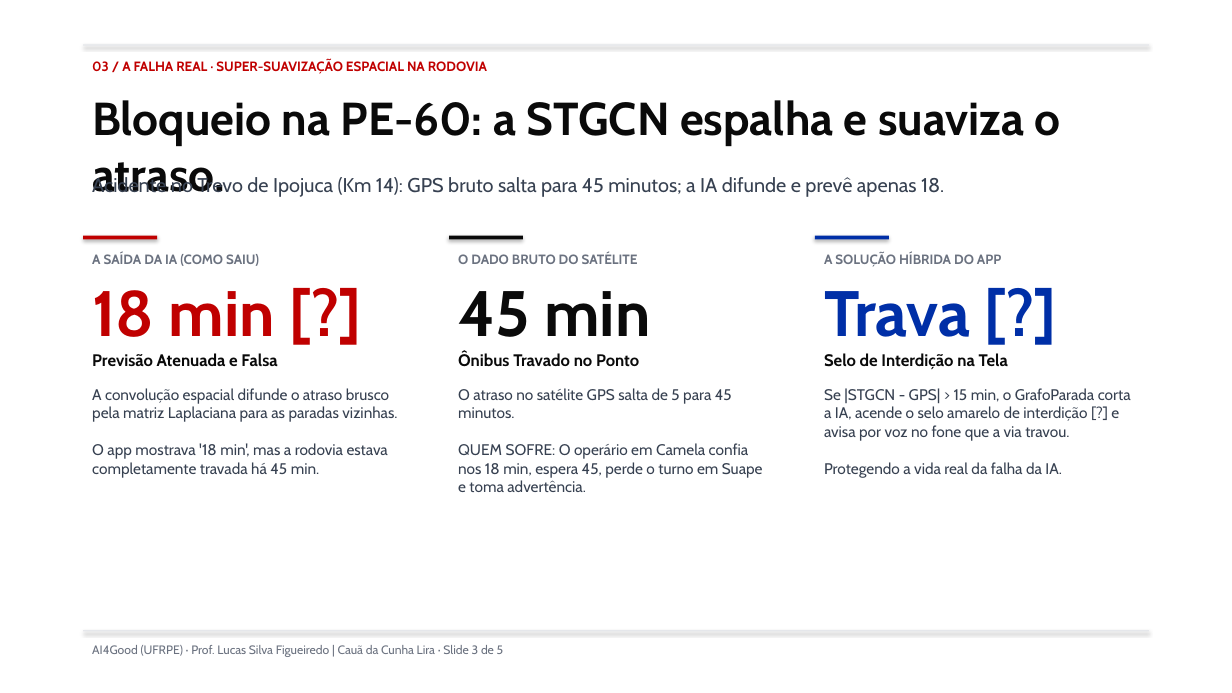
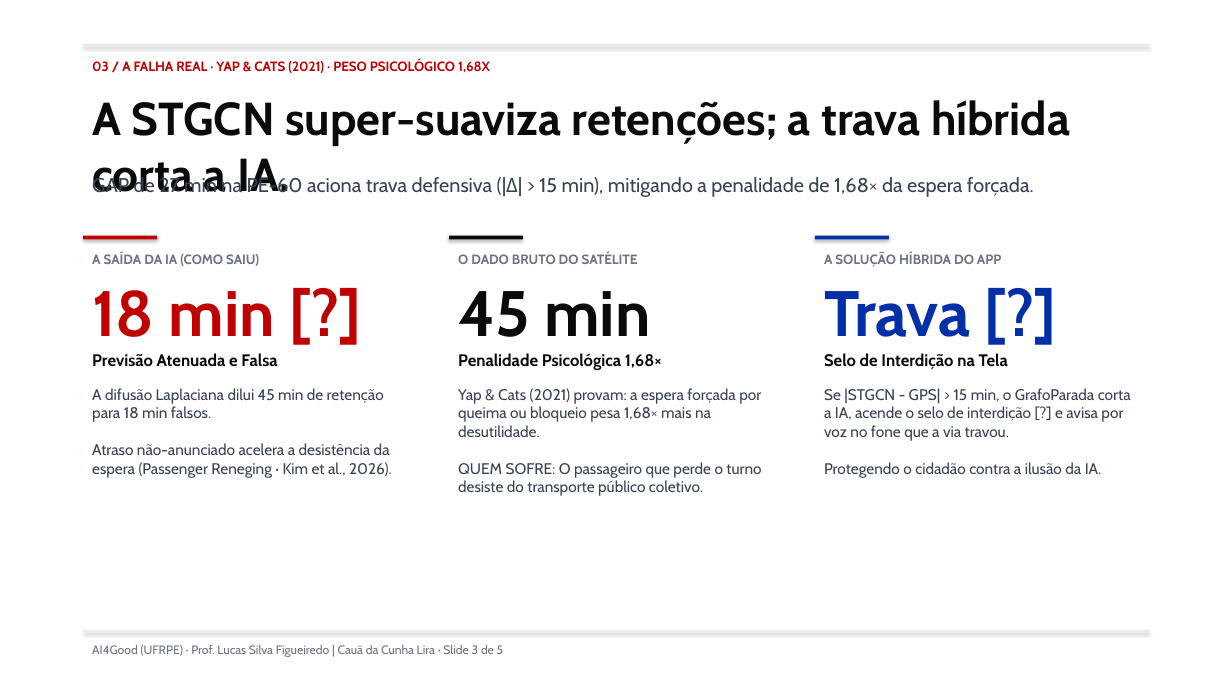
Before and after one commit to lira-labs/workspace, a slide deck: slide 3 of code/grafoparada_web/GrafoParada_Seminario2_CauaLira.pptx. Drawn at 1232x693 pixels with LibreOffice and Linux fonts; fonts in the diff are those of the drawing. Boxes give left, top, right and bottom in pixels: in the first picture for what was removed or moved away, otherwise in the second. Text is boxed around its words. In the diff, an @@ line names an element or a change of style, - is before the commit and + after.

```diff
--- a/code/grafoparada_web/GrafoParada_Seminario2_CauaLira.pptx
+++ b/code/grafoparada_web/GrafoParada_Seminario2_CauaLira.pptx
@@ text at [92, 60, 490, 73]: text changed @@
-03 / A FALHA REAL · SUPER-SUAVIZAÇÃO ESPACIAL NA RODOVIA
+03 / A FALHA REAL · YAP & CATS (2021) · PESO PSICOLÓGICO 1,68X
@@ text at [92, 100, 1070, 193]: text changed @@
-Bloqueio na PE-60: a STGCN espalha e suaviza o atraso.
+A STGCN super-suaviza retenções; a trava híbrida corta a IA.
@@ text at [92, 175, 1034, 197]: text changed @@
-Acidente no Trevo de Ipojuca (Km 14): GPS bruto salta para 45 minutos; a IA difunde e prevê apenas 18.
+GAP de 27 min na PE-60 aciona trava defensiva (|Δ| > 15 min), mitigando a penalidade de 1,68× da espera forçada.
@@ text at [92, 388, 392, 478]: text changed @@
-A convolução espacial difunde o atraso brusco pela matriz Laplaciana para as paradas vizinhas.
-O app mostrava '18 min', mas a rodovia estava completamente travada há 45 min.
+A difusão Laplaciana dilui 45 min de retenção para 18 min falsos.
+Atraso não-anunciado acelera a desistência da espera (Passenger Reneging · Kim et al., 2026).
@@ text at [458, 388, 761, 496]: text changed @@
-Ônibus Travado no Ponto
-O atraso no satélite GPS salta de 5 para 45 minutos.
-QUEM SOFRE: O operário em Camela confia nos 18 min, espera 45, perde o turno em Suape e toma advertência.
+Penalidade Psicológica 1,68×
+Yap & Cats (2021) provam: a espera forçada por queima ou bloqueio pesa 1,68× mais na desutilidade.
+QUEM SOFRE: O passageiro que perde o turno desiste do transporte público coletivo.
@@ text at [824, 388, 1131, 478]: text changed @@
-Se |STGCN - GPS| > 15 min, o GrafoParada corta a IA, acende o selo amarelo de interdição [?] e avisa por voz no fone que a via travou.
-Protegendo a vida real da falha da IA.
+Se |STGCN - GPS| > 15 min, o GrafoParada corta a IA, acende o selo de interdição [?] e avisa por voz no fone que a via travou.
+Protegendo o cidadão contra a ilusão da IA.
```
Also in this commit, not shown: 4 other slides changed, 5 other files.
